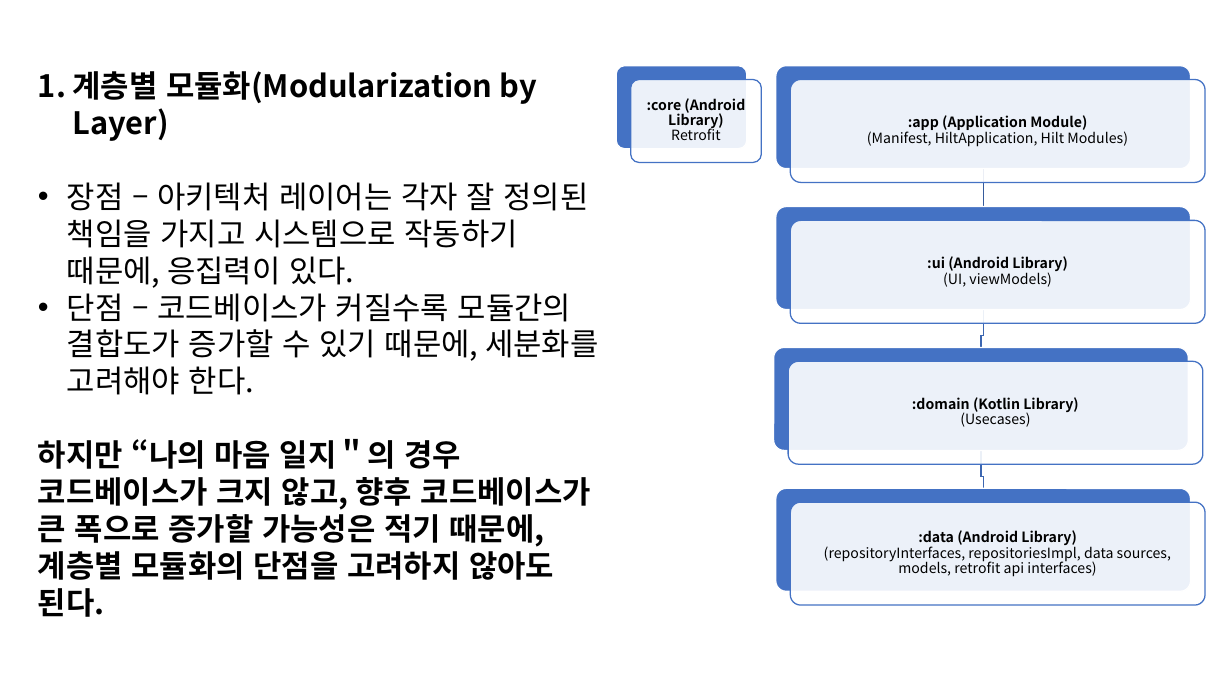
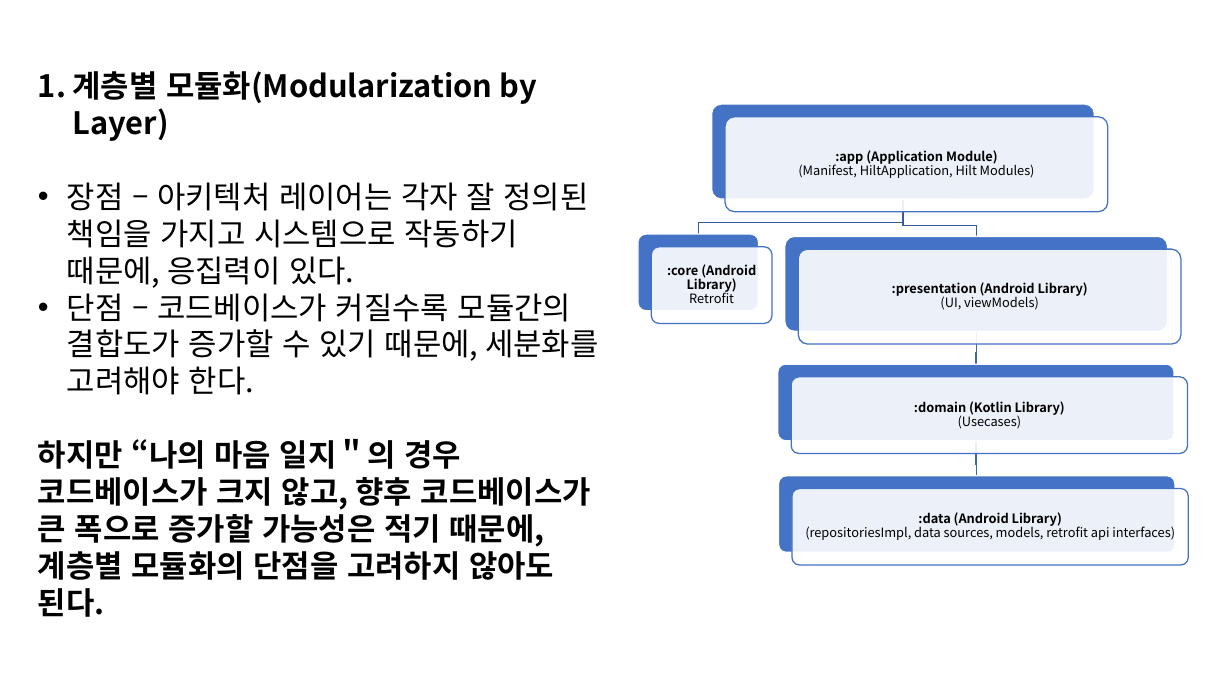
Before and after one commit to jyslois/Projects, a slide deck: slide 1 of MyMindNotes 기획/나의 마음 일지 모듈화 방법 선택.pptx. Drawn at 1232x693 pixels with LibreOffice and Linux fonts; fonts in the diff are those of the drawing. Boxes give left, top, right and bottom in pixels: in the first picture for what was removed or moved away, otherwise in the second. Text is boxed around its words. In the diff, an @@ line names an element or a change of style, - is before the commit and + after.

```diff
--- a/MyMindNotes 기획/나의 마음 일지 모듈화 방법 선택.pptx
+++ b/MyMindNotes 기획/나의 마음 일지 모듈화 방법 선택.pptx
@@ rounded rectangle: place and size @@
-rounded rectangle at bbox=[776, 66, 1191, 168]
+rounded rectangle at bbox=[712, 104, 1094, 200]
@@ rounded rectangle: place and size @@
-rounded rectangle at bbox=[790, 79, 1205, 182]
+rounded rectangle at bbox=[726, 116, 1108, 212]
@@ text ":app (Application Module) (Manifest, HiltApplication, ...": place and size @@
-text ":app (Application Module) (Manifest, HiltApplication, ..." at bbox=[867, 115, 1128, 147]
+text ":app (Application Module) (Manifest, HiltApplication, ..." at bbox=[798, 150, 1035, 178]
@@ freeform shape added at bbox=[699, 199, 904, 234], outline #365B9D 1 pt @@
@@ freeform shape: place and size @@
-freeform shape at bbox=[979, 168, 988, 206]
+freeform shape at bbox=[903, 199, 976, 236]
@@ rounded rectangle: place and size @@
-rounded rectangle at bbox=[616, 66, 747, 149]
+rounded rectangle at bbox=[638, 234, 759, 311]
@@ rounded rectangle: place and size @@
-rounded rectangle at bbox=[776, 207, 1191, 310]
+rounded rectangle at bbox=[785, 237, 1167, 332]
@@ rounded rectangle: place and size @@
-rounded rectangle at bbox=[631, 79, 762, 163]
+rounded rectangle at bbox=[652, 247, 773, 323]
@@ size 11 to 10 pt in 3 elements at bbox=[914, 401, 1065, 429], bbox=[798, 150, 1035, 178], bbox=[667, 264, 756, 303] @@
@@ text ":core (Android Library) Retrofit": place and size @@
-text ":core (Android Library) Retrofit" at bbox=[647, 98, 745, 140]
+text ":core (Android Library) Retrofit" at bbox=[667, 264, 756, 303]
@@ rounded rectangle: place and size @@
-rounded rectangle at bbox=[790, 221, 1205, 323]
+rounded rectangle at bbox=[799, 250, 1181, 345]
@@ text at bbox=[892, 282, 1088, 310]: text changed; size 11 to 10 pt @@
-:ui (Android Library)
-(UI, viewModels)
+:presentation (Android Library)
+(UI, viewModels)
@@ freeform shape: place and size @@
-freeform shape at bbox=[977, 310, 986, 348]
+freeform shape at bbox=[971, 332, 981, 364]
@@ rounded rectangle: place and size @@
-rounded rectangle at bbox=[774, 348, 1189, 450]
+rounded rectangle at bbox=[778, 364, 1175, 441]
@@ rounded rectangle: place and size @@
-rounded rectangle at bbox=[788, 361, 1203, 464]
+rounded rectangle at bbox=[791, 377, 1188, 454]
@@ freeform shape: place and size @@
-freeform shape at bbox=[977, 450, 986, 488]
+freeform shape at bbox=[971, 441, 981, 476]
@@ rounded rectangle: place and size @@
-rounded rectangle at bbox=[776, 489, 1191, 592]
+rounded rectangle at bbox=[779, 476, 1176, 553]
@@ rounded rectangle: place and size @@
-rounded rectangle at bbox=[790, 502, 1205, 604]
+rounded rectangle at bbox=[792, 489, 1189, 566]
@@ text at bbox=[805, 512, 1175, 540]: text changed; size 11 to 10 pt @@
-:data (Android Library)
-(repositoryInterfaces, repositoriesImpl, data sources, models, retrofit api interfaces)
+:data (Android Library)
+(repositoriesImpl, data sources, models, retrofit api interfaces)
```
